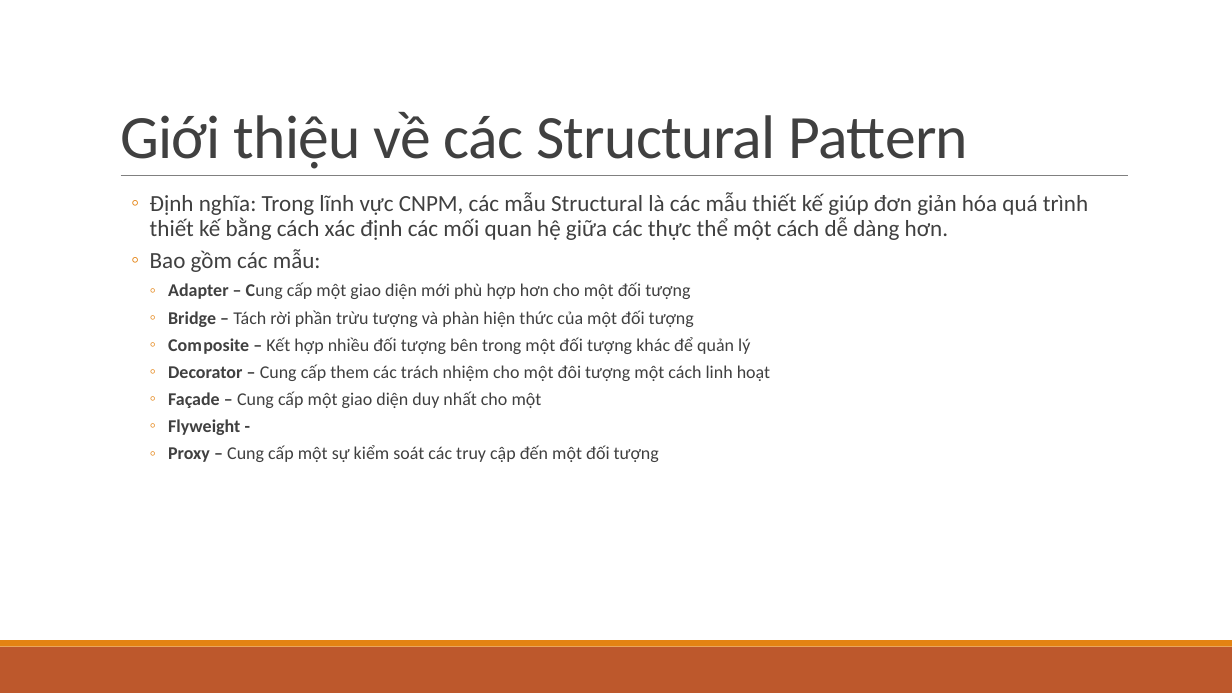
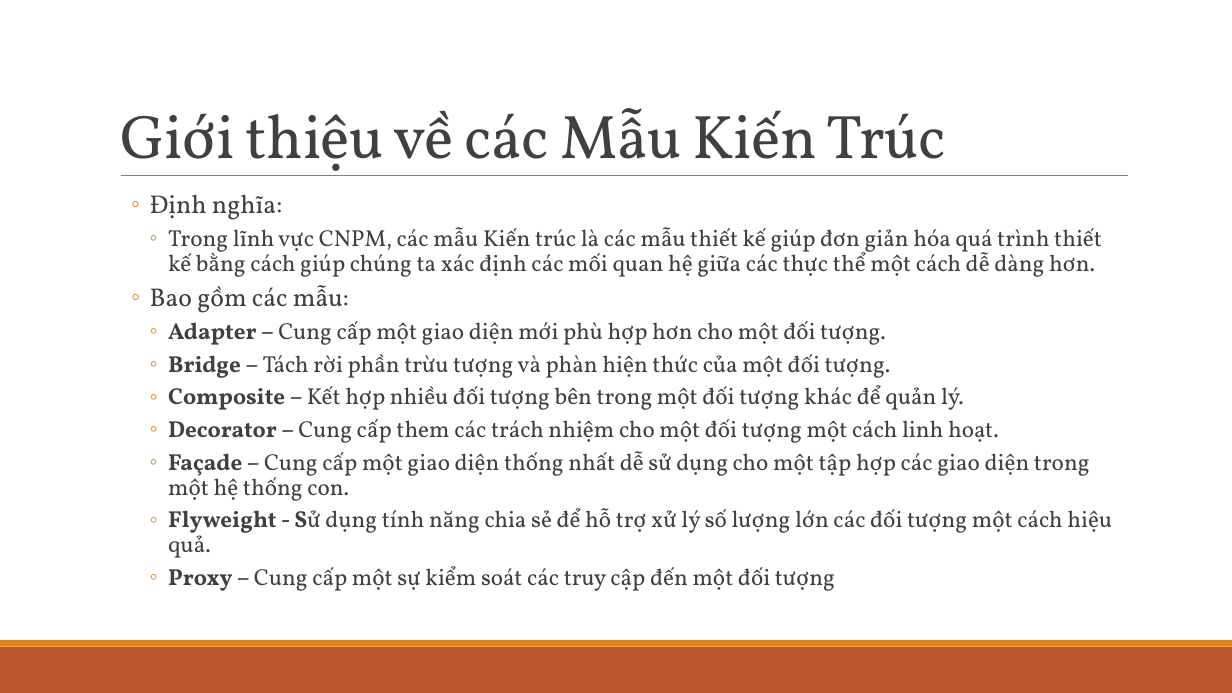
Before and after one commit to ChrisJamison/design_pattern, a slide deck: slide 4 of DP version 1.1.pptx. Drawn at 1232x693 pixels with LibreOffice and Linux fonts; fonts in the diff are those of the drawing. Boxes give left, top, right and bottom in pixels: in the first picture for what was removed or moved away, otherwise in the second. Text is boxed around its words. In the diff, an @@ line names an element or a change of style, - is before the commit and + after.

Commit message:
Updated slide

```diff
--- a/DP version 1.1.pptx
+++ b/DP version 1.1.pptx
@@ title at <box>120,108,946,176</box>: text changed; font Calibri to Vollkorn @@
-Giới thiệu về các Structural Pattern
+Giới thiệu về các Mẫu Kiến Trúc
@@ text at <box>150,194,1102,277</box>: text changed; font Calibri to Vollkorn @@
-  ◦ Định nghĩa: Trong lĩnh vực CNPM, các mẫu Structural là các mẫu thiết kế giúp đơn giản hóa quá trình thiết kế bằng cách xác định các mối quan hệ giữa các thực thể một cách dễ dàng hơn.
+  ◦ Định nghĩa:
+    ◦ Trong lĩnh vực CNPM, các mẫu Kiến trúc là các mẫu thiết kế giúp đơn giản hóa quá trình thiết kế bằng cách giúp chúng ta xác định các mối quan hệ giữa các thực thể một cách dễ dàng hơn.
@@ text at <box>150,285,835,591</box>: size 18 to 20 pt in "Bao gồm các mẫu:"; font Calibri to Vollkorn in "Bao gồm các mẫu:", "Proxy – Cung cấp một sự kiểm ..."; size 14 to 18 pt in "Proxy – Cung cấp một sự kiểm ..." @@
@@ text at <box>168,321,1112,558</box>: text changed; size 14 to 18 pt; font Calibri to Vollkorn @@
-    ◦ Adapter – Cung cấp một giao diện mới phù hợp hơn cho một đối tượng
-    ◦ Bridge – Tách rời phần trừu tượng và phàn hiện thức của một đối tượng
-    ◦ Com posite – Kết hợp nhiều đối tượng bên trong một đối tượng khác để quản lý
-    ◦ Decorator – Cung cấp them các trách nhiệm cho một đôi tượng một cách linh hoạt
-    ◦ Façade – Cung cấp một giao diện duy nhất cho một
-    ◦ Flyweight -
+    ◦ Adapter – Cung cấp một giao diện mới phù hợp hơn cho một đối tượng.
+    ◦ Bridge – Tách rời phần trừu tượng và phàn hiện thức của một đối tượng.
+    ◦ Composite – Kết hợp nhiều đối tượng bên trong một đối tượng khác để quản lý.
+    ◦ Decorator – Cung cấp them các trách nhiệm cho một đối tượng một cách linh hoạt.
+    ◦ Façade – Cung cấp một giao diện thống nhất dễ sử dụng cho một tập hợp các giao diện trong một hệ thống con.
+    ◦ Flyweight - Sử dụng tính năng chia sẻ để hỗ trợ xử lý số lượng lớn các đối tượng một cách hiệu quả.
```
Also in this commit, not shown: 24 other slides changed, 5 slides added, 1 slide removed.
